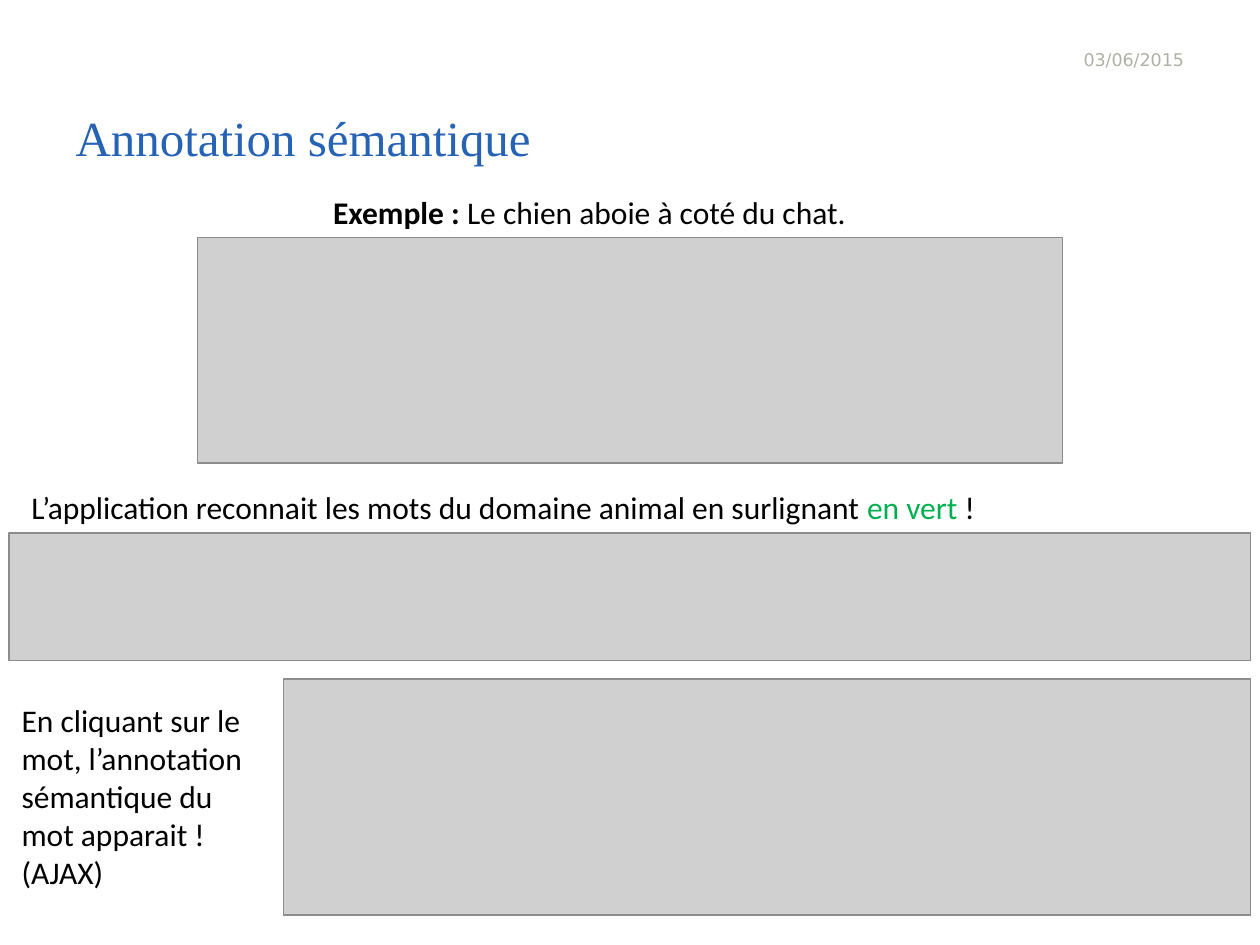
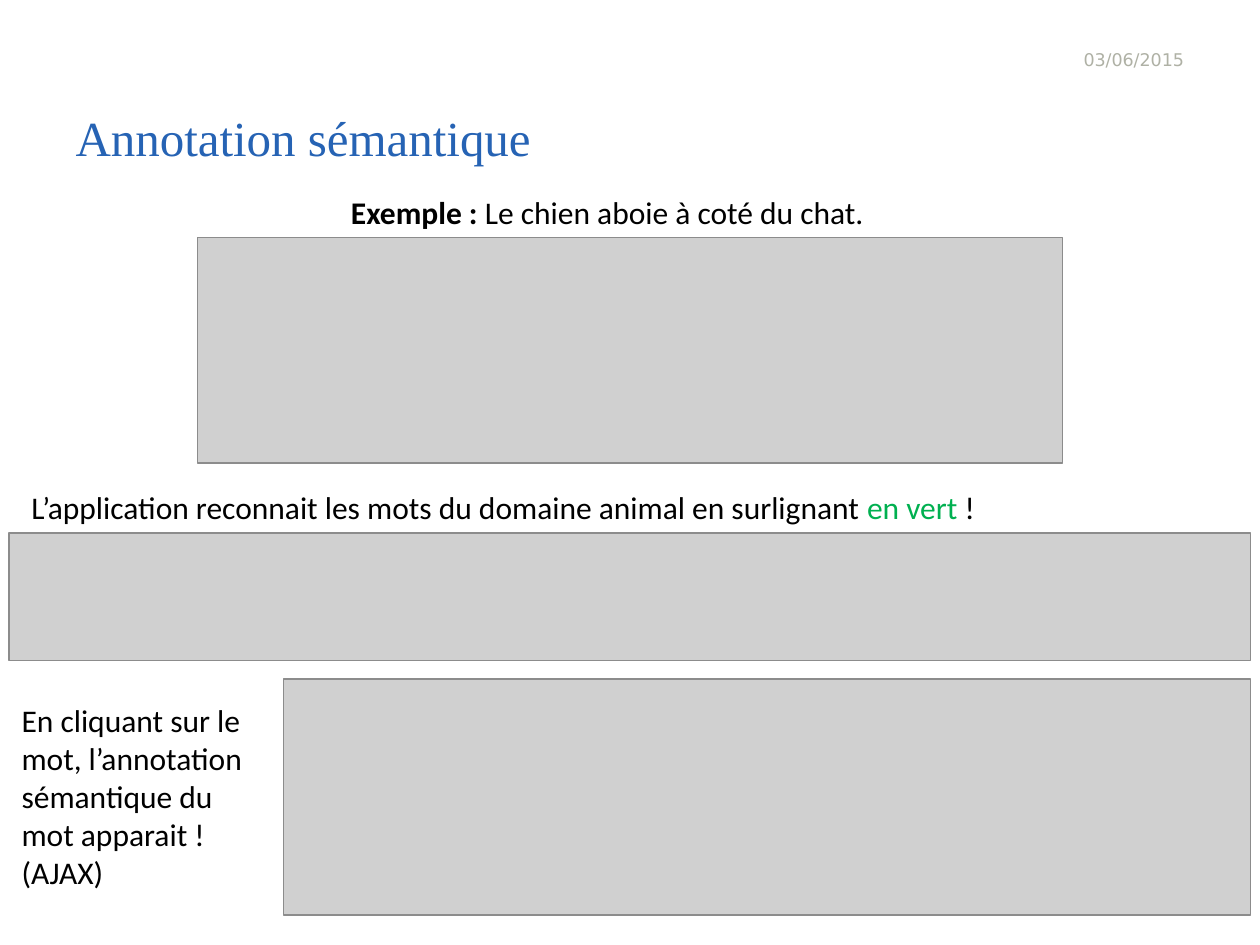
Before and after one commit to patty08/ProjetTER, a slide deck: slide 12 of Presentation_TER.pptx. Drawn at 1260x945 pixels with LibreOffice and Linux fonts; fonts in the diff are those of the drawing; grey boxes stand for pictures; background and template pictures are left out. Boxes give left, top, right and bottom in pixels: in the first picture for what was removed or moved away, otherwise in the second. Text is boxed around its words. In the diff, an @@ line names an element or a change of style, - is before the commit and + after.

```diff
--- a/Presentation_TER.pptx
+++ b/Presentation_TER.pptx
@@ text "Exemple : Le chien aboie ..." moved from (x1=333, y1=202, x2=845, y2=229) to (x1=351, y1=202, x2=863, y2=229) @@
```
Also in this commit, not shown: 11 other slides changed, 1 slide added, 2 other files.
